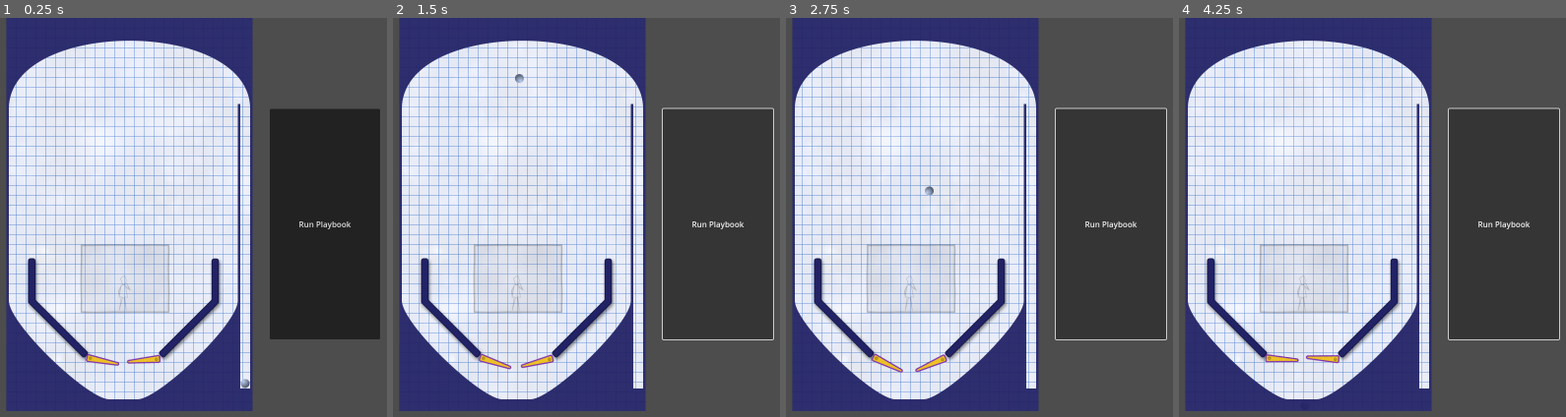
Above: before the commit, frames 1-4 (left to right).
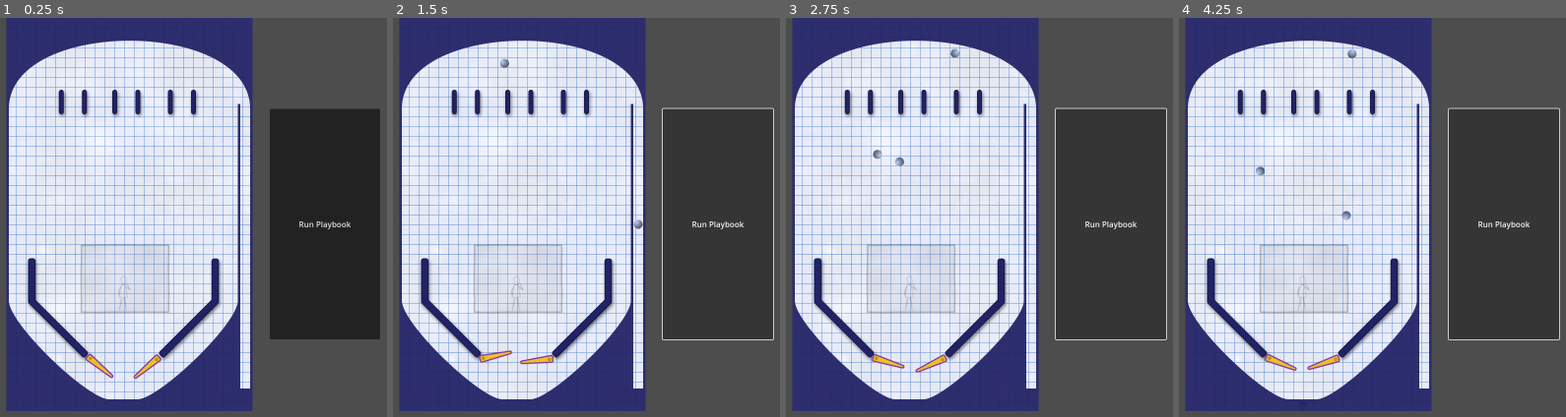
Above: after the commit, the same moments.

Repository: pincrediball/prototype-007
Game: Godot game, scene res://tutorial_machine.tscn
Same seed, same stepped clock (60 frames per second), same inputs: the game is played once before the commit and once after it.
Inputs:
- Up to frame 1 (0.25 s): no input
- Up to frame 2 (1.5 s): click "Run Playbook" at 0.5 s; click "Run Playbook" at 1.25 s
- Up to frame 3 (2.75 s): click "Run Playbook" at 2 s
- Up to frame 4 (4.25 s): tap Enter at 3.5 s

The runs differ from the first frame. In frame 1, 1.2% of the frame differs, in the area x 15-65%, y 17-93%; in frame 2, 1.2%; in frame 3, 1.1%; in frame 4, 1.3%, in the area x 15-52%, y 7-89%.

Commit message:
Finalize prototype

Diff:
--- /dev/null
+++ b/src/Ball.tscn
@@ -0,0 +1,21 @@
+[gd_scene load_steps=4 format=3 uid="uid://dubwxn8j3r2e5"]
+
+[ext_resource type="Texture2D" uid="uid://cnplw5vmbr6hg" path="res://resources/ball.png" id="1_o5sn6"]
+
+[sub_resource type="PhysicsMaterial" id="PhysicsMaterial_sun1x"]
+bounce = 0.4
+
+[sub_resource type="CircleShape2D" id="CircleShape2D_6wb2y"]
+radius = 9.0
+
+[node name="Body" type="RigidBody2D"]
+physics_material_override = SubResource("PhysicsMaterial_sun1x")
+continuous_cd = 1
+max_contacts_reported = 100
+contact_monitor = true
+
+[node name="Sprite" type="Sprite2D" parent="."]
+texture = ExtResource("1_o5sn6")
+
+[node name="CollisionShape2D" type="CollisionShape2D" parent="."]
+shape = SubResource("CircleShape2D_6wb2y")
--- a/src/flipper.gd
+++ b/src/flipper.gd
@@ -3,12 +3,20 @@
 @export
 var max_angle = 55
 
+@export
+var up_time = 0.05
+
+@export
+var isRunning = false
+
 var is_going_up = true
 var time_moving = 0.0
-const up_time = 0.05
-const down_time = 0.5
+const down_time = 0.3
 
 func _physics_process(delta):
+	if !isRunning:
+		return
+
 	time_moving += delta
 
 	if is_going_up:
--- a/src/tutorial_machine.gd
+++ b/src/tutorial_machine.gd
@@ -1,13 +1,24 @@
 extends Node2D
 
-@onready
-var ball: RigidBody2D = get_node("Ball")
+var ballScene = preload("res://Ball.tscn")
+var ball: Node
 
-const ballStartX = 500
-const ballStartY = 435
+const ballStartX = 1022
+const ballStartY = 735
 
 func _on_run_playbook_button_button_up():
+	get_tree().create_timer(0.5).timeout.connect(startFlipperLeft)
+	get_tree().create_timer(0.35).timeout.connect(startFlipperRight)
+	var ball: RigidBody2D = ballScene.instantiate()
+	ball.position = Vector2(ballStartX, ballStartY)
 	ball.linear_velocity = Vector2(0, -2000)
+	$BallsGroup.add_child(ball)
+
+func startFlipperLeft():
+	$FlipperLeft.isRunning = true
+
+func startFlipperRight():
+	$FlipperRight.isRunning = true
 
 func _on_drainage_body_entered(body):
 	if body == ball:
--- a/src/tutorial_machine.tscn
+++ b/src/tutorial_machine.tscn
@@ -1,19 +1,17 @@
-[gd_scene load_steps=12 format=3 uid="uid://gnmm4d1otu1w"]
+[gd_scene load_steps=11 format=3 uid="uid://gnmm4d1otu1w"]
 
 [ext_resource type="Script" path="res://tutorial_machine.gd" id="1_dfw1k"]
 [ext_resource type="Texture2D" uid="uid://cpmih3n7px6yf" path="res://resources/bg-template.png" id="1_j4x0o"]
 [ext_resource type="Texture2D" uid="uid://dd2k4pqg7xf4m" path="res://resources/blue-clouds.png" id="2_wu422"]
 [ext_resource type="Texture2D" uid="uid://6oy776i4w327" path="res://resources/tutorial-basic-box.png" id="3_odv6v"]
 [ext_resource type="Texture2D" uid="uid://cfqqsu5j2fr6j" path="res://resources/hero-art.png" id="4_o0c3w"]
-[ext_resource type="Texture2D" uid="uid://cnplw5vmbr6hg" path="res://resources/ball.png" id="4_u7uvw"]
+[ext_resource type="Texture2D" uid="uid://dgynfem57lmja" path="res://resources/gate-mini.png" id="5_am1hb"]
 [ext_resource type="Texture2D" uid="uid://dfashe5beym08" path="res://resources/flipper-guides.png" id="5_imbg8"]
 [ext_resource type="PackedScene" uid="uid://cjt65ebgf8vxg" path="res://flipper.tscn" id="8_718cf"]
 
-[sub_resource type="PhysicsMaterial" id="PhysicsMaterial_km8wn"]
-bounce = 0.4
-
-[sub_resource type="CircleShape2D" id="CircleShape2D_gbxeh"]
-radius = 9.0
+[sub_resource type="CapsuleShape2D" id="CapsuleShape2D_b6hqb"]
+radius = 5.0
+height = 50.0
 
 [sub_resource type="RectangleShape2D" id="RectangleShape2D_14pf7"]
 size = Vector2(106, 10.5)
@@ -48,18 +46,45 @@
 position = Vector2(251, 429)
 texture = ExtResource("4_o0c3w")
 
-[node name="Ball" type="RigidBody2D" parent="."]
-position = Vector2(1022, 735)
-physics_material_override = SubResource("PhysicsMaterial_km8wn")
-continuous_cd = 1
-max_contacts_reported = 100
-contact_monitor = true
+[node name="BallsGroup" type="CanvasGroup" parent="."]
 
-[node name="BallSprite" type="Sprite2D" parent="Ball"]
-texture = ExtResource("4_u7uvw")
+[node name="Components" type="StaticBody2D" parent="."]
 
-[node name="CollisionShape2D" type="CollisionShape2D" parent="Ball"]
-shape = SubResource("CircleShape2D_gbxeh")
+[node name="Sprite2D" type="Sprite2D" parent="Components"]
+position = Vector2(674, 175)
+texture = ExtResource("5_am1hb")
+
+[node name="CollisionShape2D" type="CollisionShape2D" parent="Components"]
+position = Vector2(649, 171)
+shape = SubResource("CapsuleShape2D_b6hqb")
+
+[node name="CollisionShape2D2" type="CollisionShape2D" parent="Components"]
+position = Vector2(696, 171)
+shape = SubResource("CapsuleShape2D_b6hqb")
+
+[node name="Sprite2D2" type="Sprite2D" parent="Components"]
+position = Vector2(782.5, 175)
+texture = ExtResource("5_am1hb")
+
+[node name="CollisionShape2D3" type="CollisionShape2D" parent="Components"]
+position = Vector2(757.5, 171)
+shape = SubResource("CapsuleShape2D_b6hqb")
+
+[node name="CollisionShape2D4" type="CollisionShape2D" parent="Components"]
+position = Vector2(804.5, 171)
+shape = SubResource("CapsuleShape2D_b6hqb")
+
+[node name="Sprite2D3" type="Sprite2D" parent="Components"]
+position = Vector2(895.5, 175)
+texture = ExtResource("5_am1hb")
+
+[node name="CollisionShape2D5" type="CollisionShape2D" parent="Components"]
+position = Vector2(870.5, 171)
+shape = SubResource("CapsuleShape2D_b6hqb")
+
+[node name="CollisionShape2D6" type="CollisionShape2D" parent="Components"]
+position = Vector2(917.5, 171)
+shape = SubResource("CapsuleShape2D_b6hqb")
 
 [node name="Bounds" type="StaticBody2D" parent="."]
 position = Vector2(537, 0)
@@ -73,7 +98,7 @@
 polygon = PackedVector2Array(258, 798, 210, 798, 203, 776, 195, 773, 179, 765, 159, 752, 120, 721, 83, 686, 58, 660, 39 …(417 unchanged characters)…
 
 [node name="Ceiling" type="CollisionPolygon2D" parent="Bounds"]
-polygon = PackedVector2Array(4, 180, 8, 157, 17, 136, 27, 12 …(97 unchanged characters)… 0, 342, 55, 366, 61, 391, 69, 407, 75, 429, 86, 444, 96, 457, 106, 471, 119, 495, 167, 495, 182, 501, 182, 501, 167 …(65 unchanged characters)…
+polygon = PackedVector2Array(4, 180, 8, 157, 17, 136, 27, 12 …(97 unchanged characters)… 0, 342, 55, 366, 61, 391, 69, 407, 75, 416.787, 79.8935, 429, 86, 435.728, 90.4855, 444, 96, 457, 106, 464, 112, 471, 119, 478, 127, 485, 138, 491, 151, 495, 167, 495, 182, 501, 182, 501, 167 …(65 unchanged characters)…
 
 [node name="FlipperGuides_StaticBody2D2" type="StaticBody2D" parent="."]
 
@@ -101,12 +126,13 @@
 layout_mode = 2
 text = "Run Playbook"
 
-[node name="flipper-left" parent="." instance=ExtResource("8_718cf")]
+[node name="FlipperLeft" parent="." instance=ExtResource("8_718cf")]
 position = Vector2(707, 693)
 rotation = 0.698132
 max_angle = -45
+up_time = 0.043
 
-[node name="flipper-right" parent="." instance=ExtResource("8_718cf")]
+[node name="FlipperRight" parent="." instance=ExtResource("8_718cf")]
 position = Vector2(842, 694)
 rotation = 2.44346
 
Binary file added: src/resources/gate-mini.png
Not shown, added: src/resources/gate-mini.png.import
